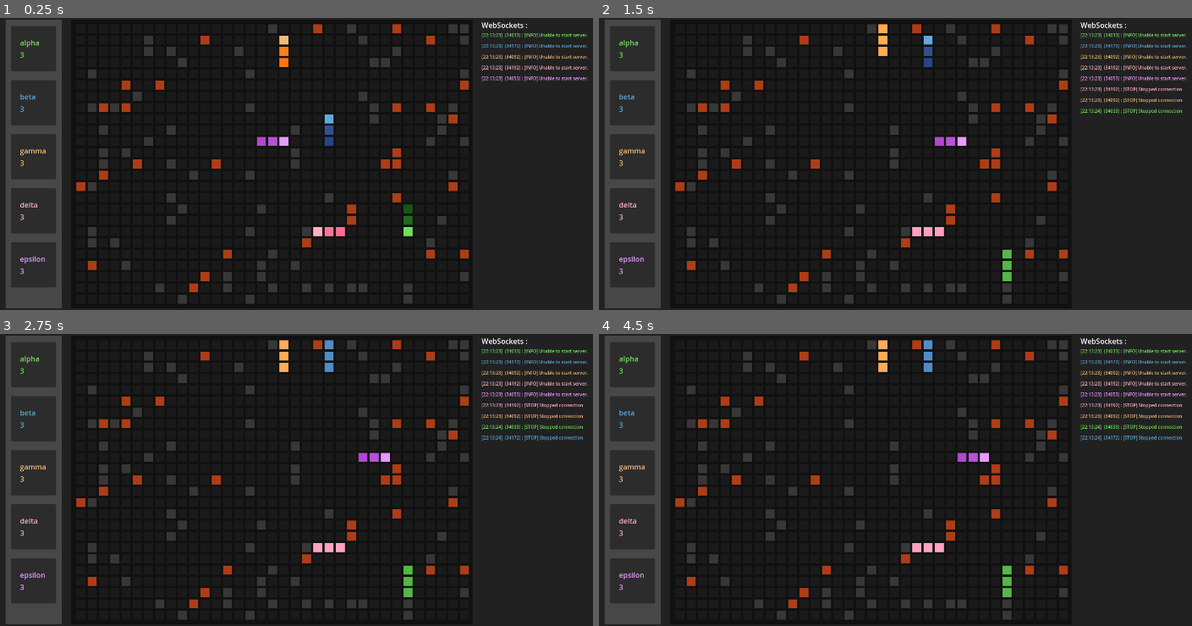
Above: before the commit, frames 1-4 (two rows, left to right).
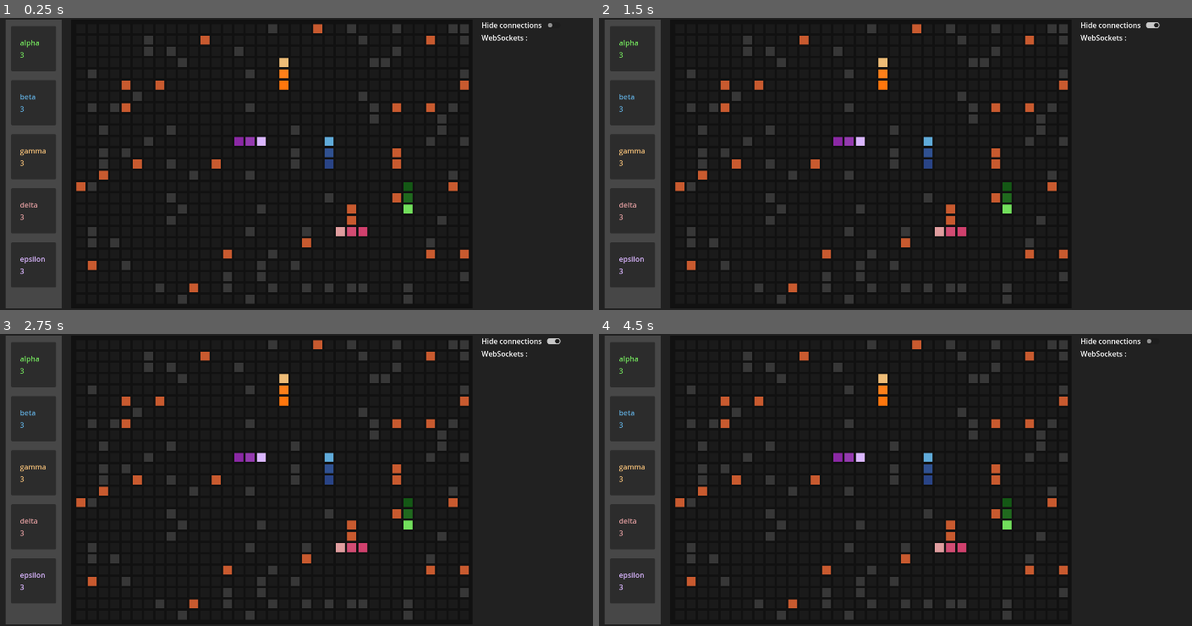
Above: after the commit, the same moments.

Repository: emecdelam/multiplayer_snake
Game: Godot game, scene res://scenes/main_game.tscn
The game is run twice, just before and just after one commit, with the same random seed, the same clock (stepped at 60 frames per second) and the same inputs.
Inputs (mouse positions are in pixels of both pictures, inside the frame that each line leads up to):
- Up to frame 1 (0.25 s): no input
- Up to frame 2 (1.5 s): click (1150, 23) at 0.52 s; hold Right (move_right) from 1.28 s (still down)
- Up to frame 3 (2.75 s): release Right (move_right) at 2.03 s; hold Down (move_down) from 2.03 s (still down)
- Up to frame 4 (4.5 s): tap Enter at 2.75, 4.25 s; release Down (move_down) at 2.78 s; hold Right (move_right) 2.78-3.53 s; tap Space at 3.5 s; hold Up (move_up) 3.53-4.28 s; hold Left (move_left) from 4.28 s (still down)

The runs differ from the first frame. In frame 1, 3.5% of the frame differs, in the area x 3-100%, y 1-94%; in frame 2, 4.2%; in frame 3, 4.3%; in frame 4, 4.3%.
Error after the commit: Invalid call. Nonexistent function 'add_child' in base 'Nil'. (res://scripts/communication/text_console.gd:17)

Commit message:
clean colors, clean hide button

Diff:
--- a/scenes/main_game.tscn
+++ b/scenes/main_game.tscn
@@ -11,6 +11,8 @@
 
 [sub_resource type="StyleBoxFlat" id="StyleBoxFlat_w2xjl"]
 bg_color = Color(0.0666667, 0.0666667, 0.0666667, 1)
+
+[sub_resource type="StyleBoxEmpty" id="StyleBoxEmpty_tfurm"]
 
 [node name="GUI" type="Control"]
 layout_mode = 3
@@ -75,7 +77,6 @@
 [node name="game_container" type="Node2D" parent="main_panel/main_margin/main_h_container/game_panel"]
 position = Vector2(1, 0)
 script = ExtResource("1_c2hxe")
-number_fruits = 30
 
 [node name="timer" type="Timer" parent="main_panel/main_margin/main_h_container/game_panel"]
 wait_time = 0.15
@@ -87,6 +88,23 @@
 layout_mode = 2
 script = ExtResource("2_550nc")
 
+[node name="HBoxContainer" type="HBoxContainer" parent="main_panel/main_margin/main_h_container/console"]
+custom_minimum_size = Vector2(350, 0)
+layout_mode = 2
+
+[node name="hide" type="Label" parent="main_panel/main_margin/main_h_container/console/HBoxContainer"]
+layout_mode = 2
+text = "Hide connections"
+
+[node name="hide_box" type="CheckButton" parent="main_panel/main_margin/main_h_container/console/HBoxContainer"]
+layout_mode = 2
+theme_override_styles/focus = SubResource("StyleBoxEmpty_tfurm")
+
 [node name="websockets" type="Label" parent="main_panel/main_margin/main_h_container/console"]
 layout_mode = 2
 text = "WebSockets :"
+
+[node name="label_container" type="VBoxContainer" parent="main_panel/main_margin/main_h_container/console"]
+layout_mode = 2
+
+[connection signal="toggled" from="main_panel/main_margin/main_h_container/console/HBoxContainer/hide_box" to="main_panel/main_margin/main_h_container/console" method="_on_hide_box_toggled"]
--- a/scripts/communication/server.gd
+++ b/scripts/communication/server.gd
@@ -18,7 +18,6 @@
 var socket := WebSocketPeer.new()
 var player: Player
 var connected: bool = false
-var id: int
 var console: ServerConsole
 #--------------------------------------
 # Default functions
@@ -67,7 +66,7 @@
 	return true
 
 func log_message(message: String) -> void:
-	console.add_message("[%s]  (%s) : %s\n" % [Time.get_time_string_from_system(), PORT, message], player.color)
+	console.add_message("[%s]  (%s) : \n%s\n" % [Time.get_time_string_from_system(), PORT, message], player.color)
 
 func send_message(message: String) -> void:
 	if socket.get_ready_state() == WebSocketPeer.STATE_OPEN:
--- a/scripts/communication/text_console.gd
+++ b/scripts/communication/text_console.gd
@@ -1,6 +1,8 @@
 extends VBoxContainer
 
 class_name ServerConsole
+
+@onready var label_container = get_node("label_container")
 
 var labels: Array[Label] = []
 ## Simple function to only display the first 15 messages
@@ -10,11 +12,18 @@
 	label.add_theme_font_size_override("font_size", 10)
 	label.add_theme_color_override("font_color", color)
 	label.autowrap_mode = TextServer.AUTOWRAP_WORD_SMART
-	label.custom_minimum_size = Vector2(350, 20)
+	label.custom_minimum_size = Vector2(300, 20)
 	labels.append(label)
-	add_child(label)
+	label_container.add_child(label)
 
 	if labels.size() > 15:
 		var removed_label = labels.pop_front()
 		remove_child(removed_label)
 		removed_label.queue_free()
+
+
+func _on_hide_box_toggled(toggled_on:bool):
+	if toggled_on:
+		label_container.hide()
+		return
+	label_container.show()
--- a/scripts/game/main_game.gd
+++ b/scripts/game/main_game.gd
@@ -9,7 +9,7 @@
 @export var number_cell_x: int = 35
 @export var number_cell_y: int = 25
 
-@export var number_fruits: int = 5
+@export var number_fruits: int = 25
 @export var number_walls: int = 100
 @export var player_length: int = 3
 #--------------------------------------
@@ -34,6 +34,9 @@
 #--------------------------------------
 # Default functions
 #--------------------------------------
+func _init():
+	pass
+
 func _ready():
 	# Initialize display
 	create_score_displays()
@@ -60,10 +63,16 @@
 	if not timer.is_stopped(): # Check for game ticks
 		return
 
-	if dead_count + 1 >= param.number_of_players: # 1 winner
-		return
-
-
+	if dead_count == param.number_of_players:
+		return
+
+	if dead_count == param.number_of_players -1: # 1 winner
+		dead_count += 1
+		clean_game() # killing the last player
+		return
+
+	if connections.count(false) != dead_count: # players not connected but game initialized
+		return
 
 
 	for player in players:
@@ -213,18 +222,18 @@
 			server.log_message("[STOP] Stopped connection")
 			server._exit_tree()
 			update_connection(server)
-	if dead_count + 1 >= param.number_of_players: # 1 winner
-		clean_game()
+
 
 
 
 
 ## Function called when there is only one survivir
 func clean_game():
-	for server in servers:
-		if server.connected:
-			server.log_message("[STOP] Stopped connection")
-			server._exit_tree()
+	for i in range(len(servers)):
+		if servers[i].connected:
+			servers[i].log_message("[STOP] Stopped connection")
+			servers[i].log_message("[INFO] Winner is : "+ str(servers[i].player.name))
+			servers[i]._exit_tree()
 
 	thread_manager.dump_outputs()#.wait_to_finish() # wait for the background thread to clean the other threads, it is done to avoid blocking the main thread
 	print("[INFO] game cleaned")
--- a/scripts/parameters.gd
+++ b/scripts/parameters.gd
@@ -8,8 +8,8 @@
     [Color("#72DF5C"), Color("#145815")],   # green
     [Color("#60ABDA"), Color("#294486")],   # blue
     [Color("#EEBC77"), Color("#FF760D")],   # orange
-    [Color('#FEB1C5'), Color("#FB6D93")],   # pink
-    [Color("#E79AFF"), Color("#B048D1")]    # purple
+    [Color("#E09D9F"), Color("#D0406D")],   # pink
+    [Color("#DAB6FF"), Color("#8A28A4")]    # purple
 ]
 
 
@@ -17,7 +17,7 @@
 
 @export var empty_cell_color = Color("#1a1a1a")
 @export var wall_cell_color = Color("#373737")
-@export var fruit_cell_color = Color("#AD3D17")
+@export var fruit_cell_color = Color("#C85A2F")
 
 ## commmand and arguments for the execution
 @export var player_exec := [["python3", ["python/player_code/main.py"]],
Not shown: 1 places in scenes/main_game.tscn that only renumber resources
